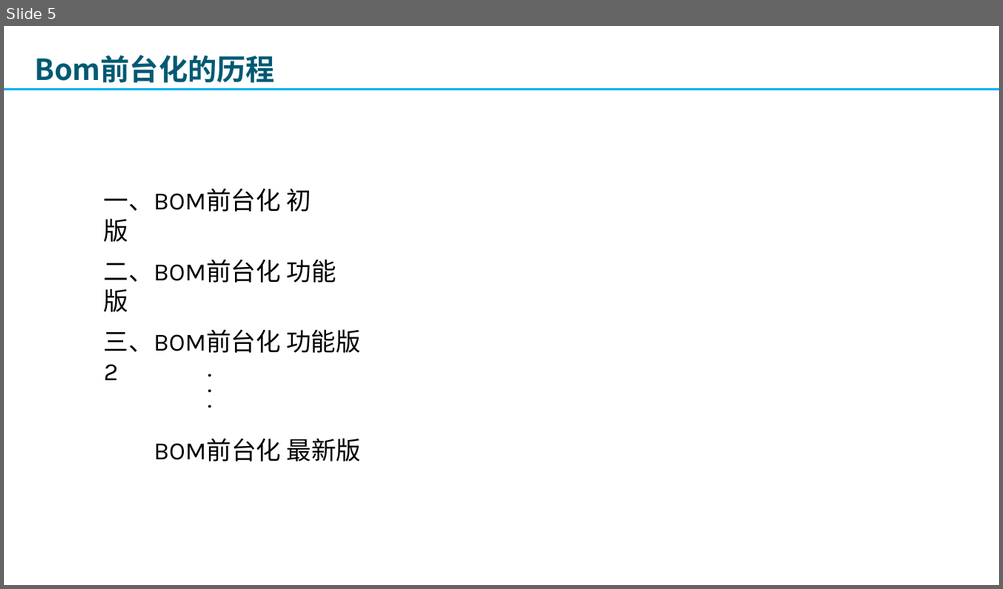
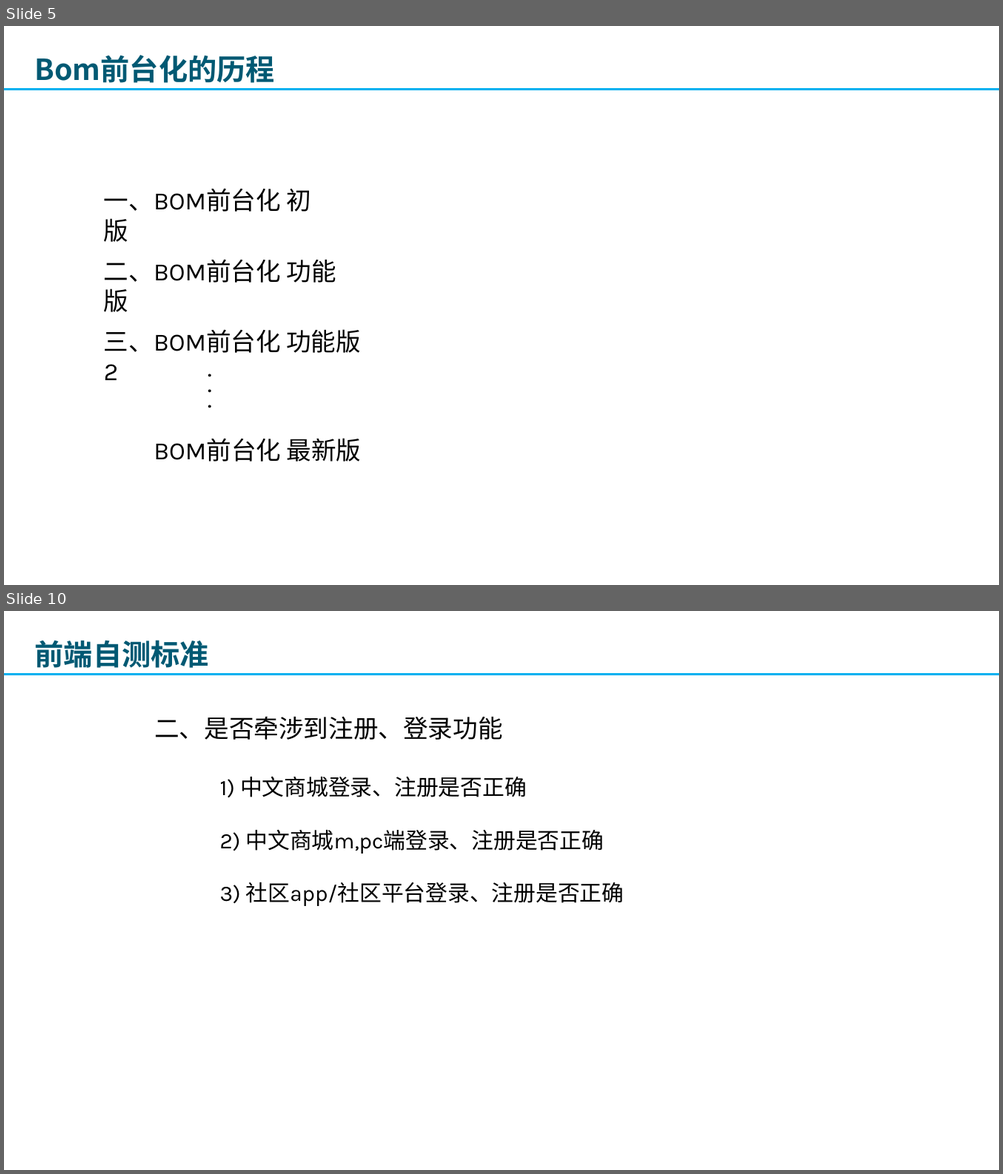
Before and after one commit to lbb1/lbb1.github.io, a slide deck: doc/2019-10-22 bom项目前端开发的收获.pptx. Shown one above the other, each under a label of ours: slide 5 before the commit, slides 5 and 10 after it; the slides between them are not shown. The pictures are 1003x589 and 1003x1174 pixels, drawn with LibreOffice and Linux fonts; fonts in the diff are those of the drawing; background and template pictures are left out. Boxes give left, top, right and bottom in pixels: in the first picture for what was removed or moved away, otherwise in the second. Text is boxed around its words. In the diff, an @@ line names an element or a change of style, - is before the commit and + after.

```diff
--- a/doc/2019-10-22 bom项目前端开发的收获.pptx
+++ b/doc/2019-10-22 bom项目前端开发的收获.pptx
@@ slide 10 added at box(4, 611, 999, 1170), background picture (left out) @@
@@ text added at box(35, 640, 209, 668), 21 pt, text #005973, bold @@
+前端自测标准
@@ line added from (4, 675) to (999, 675), #00B0F0 1.5 pt @@
@@ text added at box(154, 716, 502, 740), 18 pt, text #000000 @@
+二、是否牵涉到注册、登录功能
@@ text added at box(220, 777, 624, 906), 16 pt, text #000000 @@
+1) 中文商城登录、注册是否正确
+2) 中文商城m,pc端登录、注册是否正确
+3) 社区app/社区平台登录、注册是否正确
```
Also in this commit, not shown: 1 slide changed, 7 other slides added, 1 slide removed, 1 other file.
